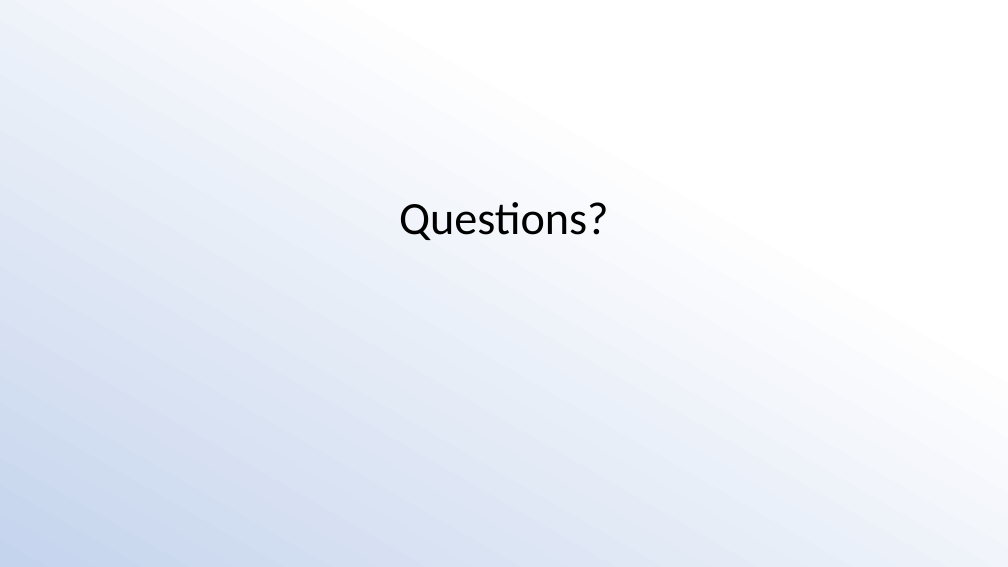
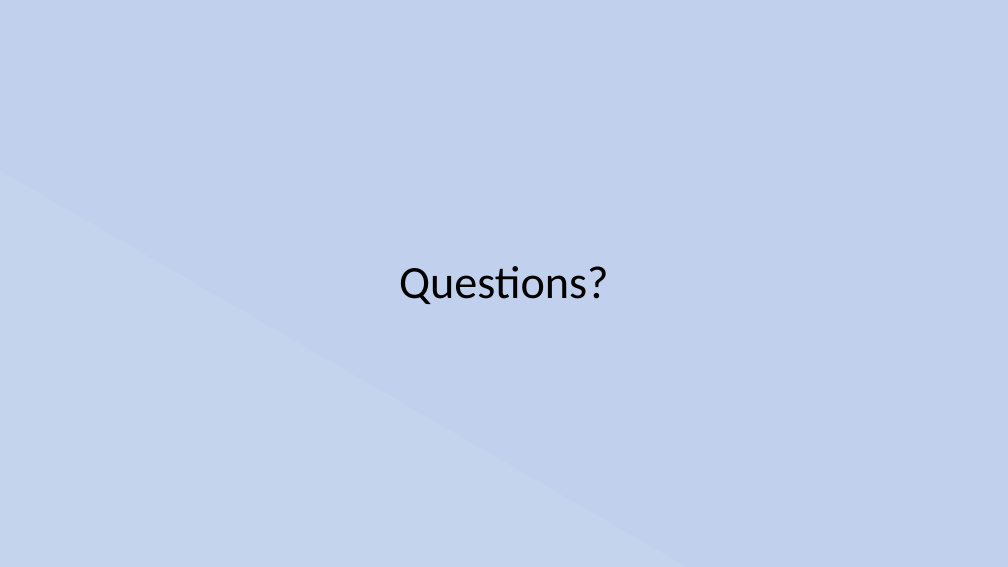
Before and after one commit to Stu-Gotz/pgmp, a slide deck: slide 19 of Presentation.pptx. Drawn at 1008x567 pixels with LibreOffice and Linux fonts; fonts in the diff are those of the drawing. Boxes give left, top, right and bottom in pixels: in the first picture for what was removed or moved away, otherwise in the second. Text is boxed around its words. In the diff, an @@ line names an element or a change of style, - is before the commit and + after.

```diff
--- a/Presentation.pptx
+++ b/Presentation.pptx
@@ background gradient #FFFFFF to #C5D4ED to #CFDBF0 to #ABC0E4 to #C7D5ED to gradient #C1D0EC to #C5D4ED to #CFDBF0 to #ABC0E4 to #C7D5ED @@
@@ title "Questions?": place and size @@
-title "Questions?" at <box>399,202,609,240</box>
+title "Questions?" at <box>399,266,609,304</box>
```
Also in this commit, not shown: 17 other slides changed, 1 slide added, 1 slide removed, 1 other file.
